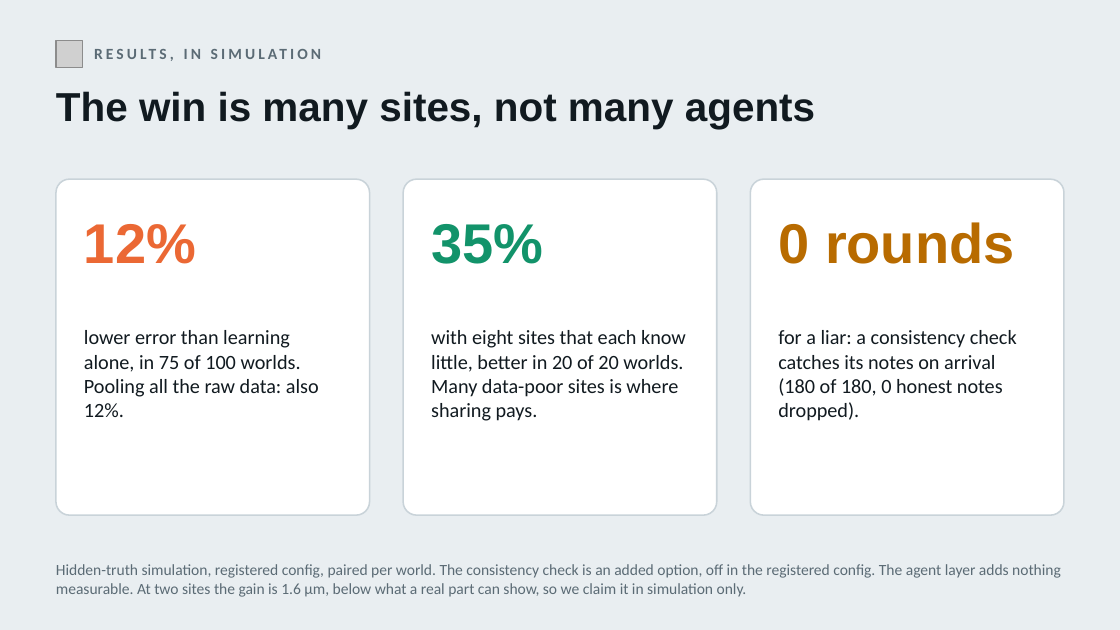
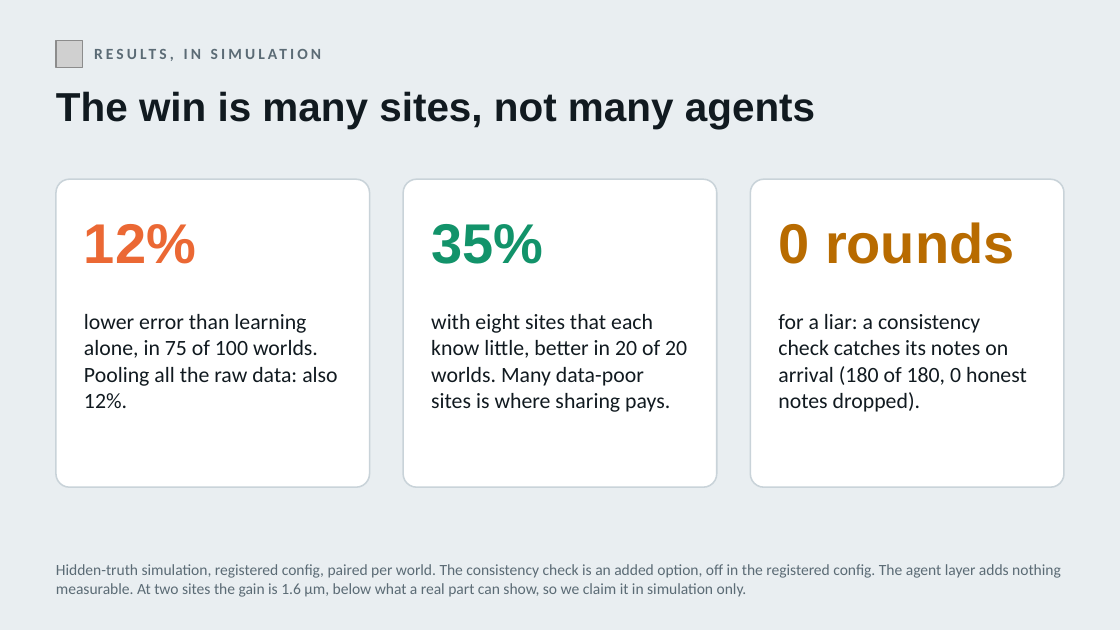
Before and after one commit to matte-realize/prebuilt, a slide deck: slide 5 of docs/slides/prebuilt-pitch.pptx. Drawn at 1120x630 pixels with LibreOffice and Linux fonts; fonts in the diff are those of the drawing; grey boxes stand for pictures. Boxes give left, top, right and bottom in pixels: in the first picture for what was removed or moved away, otherwise in the second. Text is boxed around its words. In the diff, an @@ line names an element or a change of style, - is before the commit and + after.

```diff
--- a/docs/slides/prebuilt-pitch.pptx
+++ b/docs/slides/prebuilt-pitch.pptx
@@ rounded rectangle: place and size @@
-rounded rectangle at (56, 179, 370, 515)
+rounded rectangle at (56, 179, 370, 487)
@@ rounded rectangle: place and size @@
-rounded rectangle at (403, 179, 717, 515)
+rounded rectangle at (403, 179, 717, 487)
@@ proportions changed in 3 elements at (56, 179, 370, 487), (403, 179, 717, 487), (750, 179, 1064, 487) @@
@@ rounded rectangle: place and size @@
-rounded rectangle at (750, 179, 1064, 515)
+rounded rectangle at (750, 179, 1064, 487)
@@ text "lower error than learning alone, ...": place and size @@
-text "lower error than learning alone, ..." at (84, 330, 319, 417)
+text "lower error than learning alone, ..." at (84, 314, 337, 408)
@@ text "with eight sites that each ...": place and size @@
-text "with eight sites that each ..." at (431, 330, 686, 421)
+text "with eight sites that each ..." at (431, 314, 687, 412)
@@ size 13 to 14 pt in 3 elements at (84, 314, 337, 408), (431, 314, 687, 412), (778, 314, 1027, 412) @@
@@ text "for a liar: a consistency ...": place and size @@
-text "for a liar: a consistency ..." at (778, 330, 1017, 421)
+text "for a liar: a consistency ..." at (778, 314, 1027, 412)
```
Also in this commit, not shown: 2 other slides changed, 2 other files.
